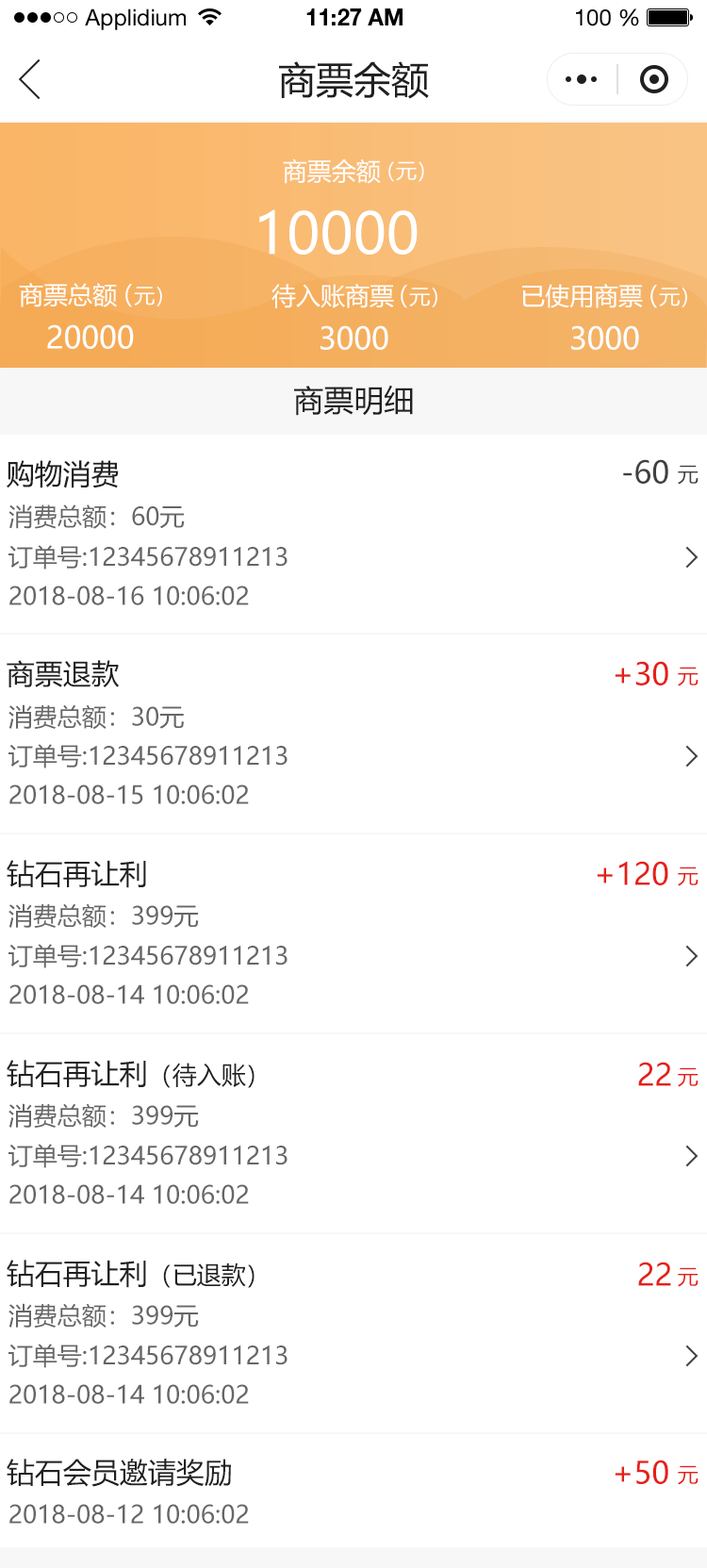
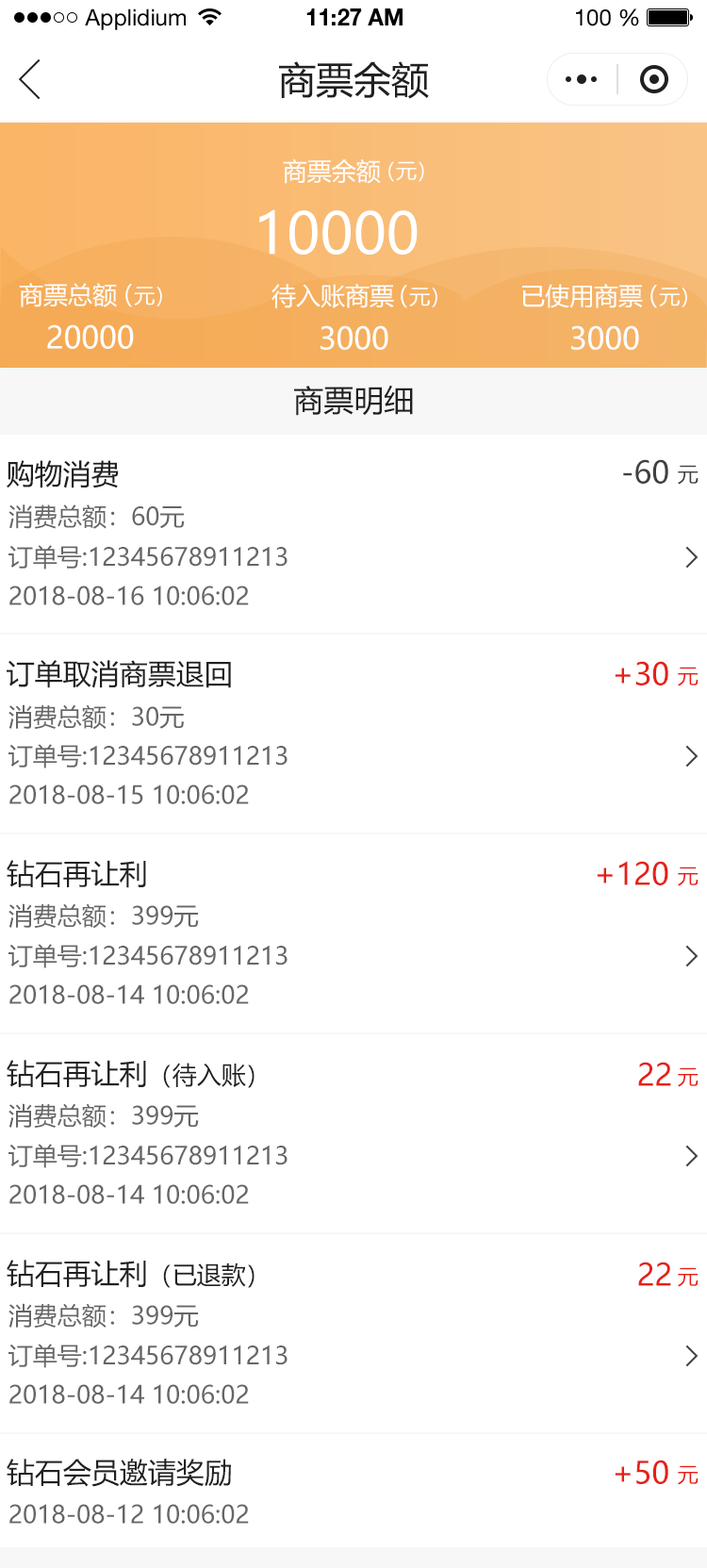
Two versions of the same layered image (707x1568). Layer-by-layer changes:
renamed "商票退款" to "订单取消商票退回", painted on it over [6, 660, 232, 689]
